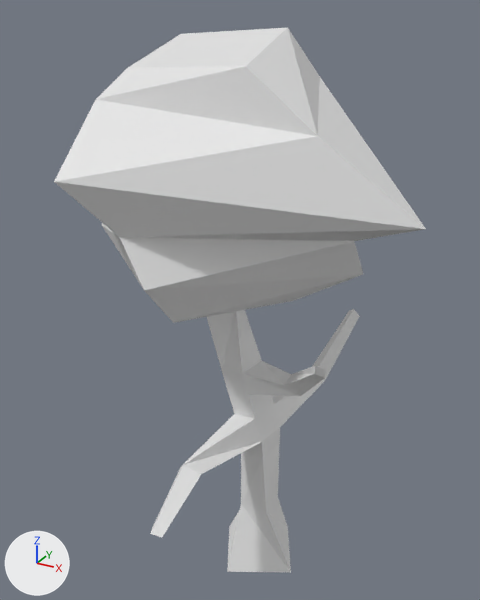
Two versions of the Blender file Assets/ash jewell prefabs/treeModel3.blend, one commit apart.
Before and after are seen from a 50 mm camera at (7.54, -14.99, 15.25) aimed at (-0.83, 0.22, 7.65). The lights are fixed; the arrows at lower left show +X, +Y and +Z.

The scene before the commit, as lines of its bpy script (objects in view):
```python
mat_material = principled_material('Material')
mat_material.base_color = (0.8, 0.8, 0.8)  # white #e7e7e7
me_cube = bpy.data.meshes.new('Cube')
me_cube.from_pydata(...)  # 80 vertices, 78 faces; spans x -6.7..4.8, y -4.7..4.3, z -1.0..14.8
me_cube.materials.append(mat_material)  # white #e7e7e7
ob_cube = bpy.data.objects.new('Cube', me_cube)
ob_cube.location = (0.0, 0.0, 0.0)
```
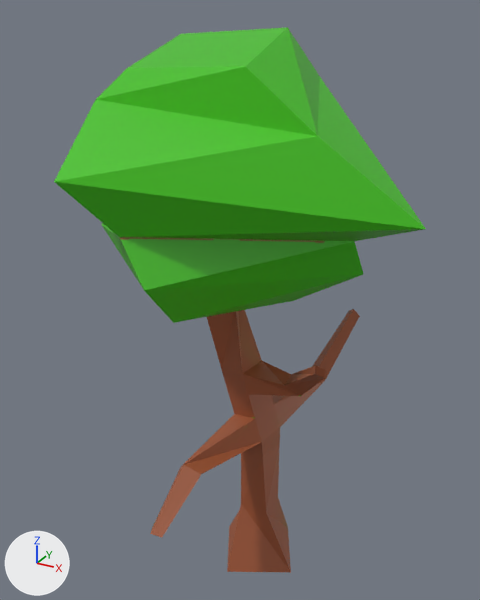
Edits to the bpy script that builds the scene:
```text
Add img_material_base_color:
    img_material_base_color = load_image('Material Base Color', 'treePNG.png', 1024, 1024, 'sRGB')
Change mat_material:
    remove mat_material.base_color = (0.8, 0.8, 0.8)  # white #e7e7e7
    add mat_material.texture = img_material_base_color
Change me_cube:
    where me_cube.from_pydata(...)  # 80 vertices, 78 faces; spans x -6.7..4.8, y -4.7..4.3, z -1.0..14.8
    used by ob_cube; location = (0.0, 0.0, 0.0)
    me_cube part 1: texture (UV) coordinates of 78 of 78 faces, centred in x -4.4..2.7, y -4.1..4.2, z -1.0..14.4, changed; they spanned u 0.12..0.88, v 0.0..1.0 and now span u 0.0..1.0, v 0.0..0.98
```

Boxes [x1, y1, x2, y2] around the edits, measured in the pictures (480 x 600 px):
'Cube', surface changed (grey to green): [54, 27, 426, 573] in both
